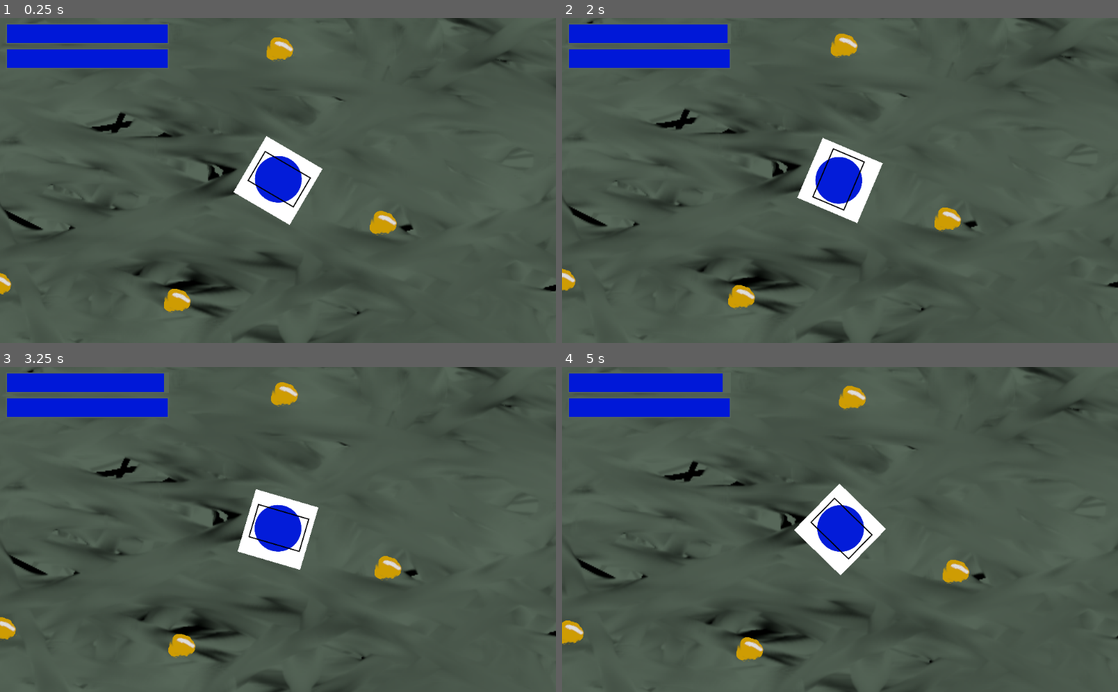
Above: before the commit, frames 1-4 (two rows, left to right).
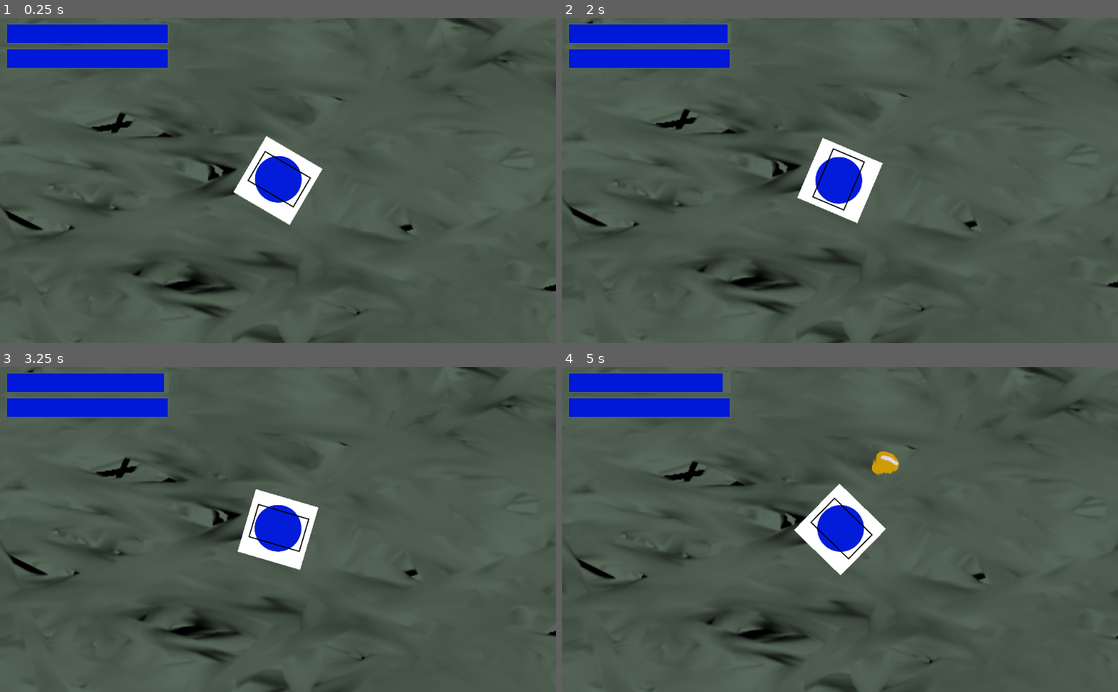
Above: after the commit, the same moments.

Repository: AkaiTobira/MotherNature
Game: Godot game, scene res://Scenes/Main.tscn
Same seed, same stepped clock (60 frames per second), same inputs: the game is played once before the commit and once after it.
Inputs (mouse positions are in pixels of both pictures, inside the frame that each line leads up to):
- Up to frame 1 (0.25 s): no input
- Up to frame 2 (2 s): tap Enter at 0.5 s; move the mouse to (962, 164) at 0.52 s; click (962, 164) at 0.67 s; tap Space at 1.25 s; drag from (728, 196) to (812, 245) at 1.27 s
- Up to frame 3 (3.25 s): move the mouse to (333, 458) at 2.02 s; click (333, 458) at 2.17 s; tap Enter at 2.75 s; drag from (250, 594) to (111, 480) at 2.77 s
- Up to frame 4 (5 s): move the mouse to (1006, 578) at 3.52 s; click (1006, 578) at 3.67 s; tap Space at 4.25 s; drag from (673, 480) to (756, 448) at 4.27 s

The runs differ from the first frame. In frame 1, 0.9% of the frame differs, in the area x 0-72%, y 5-91%; in frame 2, 0.9%; in frame 3, 1.0%; in frame 4, 1.3%, in the area x 0-74%, y 5-91%.

Commit message:
Add plastic spawner

Diff:
--- a/Scenes/Main.tscn
+++ b/Scenes/Main.tscn
@@ -3,7 +3,6 @@
 [ext_resource path="res://Scenes/Player.tscn" type="PackedScene" id=1]
 [ext_resource path="res://Graphics/Backgourn.png" type="Texture" id=2]
 [ext_resource path="res://Scenes/GUI.tscn" type="PackedScene" id=3]
-[ext_resource path="res://Scenes/Plastic.tscn" type="PackedScene" id=4]
 
 [sub_resource type="GDScript" id=1]
 script/source = "extends Node2D
@@ -15,10 +14,48 @@
 	$GUI/Hp.value     = $Player.hp
 	$GUI/Energy.value = $Player.energy"
 
+[sub_resource type="GDScript" id=2]
+script/source = "extends Node2D
+
+
+
+
+func _ready():
+	pass # Replace with function body.
+
+var time              = 0
+var time_to_spawn     = 5
+var max_distance      = 550
+var min_distance      = 100
+
+func spawn():
+	if time < time_to_spawn : return
+	time = 0
+
+	var player = get_parent().get_node(\"Player\")
+
+	var around = Vector2( randf() - 1 + randf(), randf() - 1 + randf())
+	var distance = randi()%max_distance + min_distance
+
+	var plastic_position = around * distance + player.position
+
+	var plastic = load( \"res://Scenes/Plastic.tscn\" )
+	plastic = plastic.instance()
+	plastic.position = plastic_position
+	get_parent().add_child(plastic)
+
+func _process(delta):
+	time += delta
+	spawn()
+
+	"
+
 [node name="Main" type="Node2D"]
 script = SubResource( 1 )
 
-[node name="Player" parent="." instance=ExtResource( 1 )]
+[node name="Player" parent="." groups=[
+"player",
+] instance=ExtResource( 1 )]
 position = Vector2( 789, 372 )
 z_index = 1
 
@@ -28,32 +65,5 @@
 
 [node name="GUI" parent="." instance=ExtResource( 3 )]
 
-[node name="Node2D" parent="." instance=ExtResource( 4 )]
-position = Vector2( 229.045, 123.716 )
-
-[node name="Node2D" parent="Node2D" instance=ExtResource( 4 )]
-position = Vector2( 318.472, 7.33055 )
-
-[node name="Node2D2" parent="Node2D" instance=ExtResource( 4 )]
-position = Vector2( 45.6123, 334.762 )
-
-[node name="Node2D3" parent="Node2D" instance=ExtResource( 4 )]
-position = Vector2( 192.223, 169.417 )
-
-[node name="Node2D4" parent="Node2D" instance=ExtResource( 4 )]
-position = Vector2( 465.083, 359.197 )
-
-[node name="Node2D5" parent="Node2D" instance=ExtResource( 4 )]
-position = Vector2( 559.566, 127.063 )
-
-[node name="Node2D6" parent="Node2D" instance=ExtResource( 4 )]
-position = Vector2( 654.863, 287.521 )
-
-[node name="Node2D7" parent="Node2D" instance=ExtResource( 4 )]
-position = Vector2( -90.4102, 196.296 )
-
-[node name="Node2D8" parent="Node2D" instance=ExtResource( 4 )]
-position = Vector2( 299.738, 343.722 )
-
-[node name="Node2D9" parent="Node2D" instance=ExtResource( 4 )]
-position = Vector2( 532.687, -50.4994 )
+[node name="Spawner" type="Node2D" parent="."]
+script = SubResource( 2 )
--- a/Scenes/Plastic.tscn
+++ b/Scenes/Plastic.tscn
@@ -1,10 +1,43 @@
-[gd_scene load_steps=2 format=2]
+[gd_scene load_steps=5 format=2]
 
 [ext_resource path="res://Graphics/plastic.png" type="Texture" id=1]
 
-[node name="Node2D" type="Node2D"]
+[sub_resource type="GDScript" id=2]
+script/source = "extends KinematicBody2D
+
+func _ready():
+	pass # Replace with function body.
+
+func _on_Area2D_body_entered(body):
+	if body.is_in_group(\"player\"):
+		body.hp     += 10
+		body.energy += 10
+		call_deferred(\"queue_free\")
+"
+
+[sub_resource type="CircleShape2D" id=3]
+radius = 12.7374
+
+[sub_resource type="CircleShape2D" id=4]
+radius = 13.8133
+
+[node name="Plastic_Template" type="KinematicBody2D"]
+script = SubResource( 2 )
 
 [node name="plastic" type="Sprite" parent="."]
 position = Vector2( 2.52773, 0.679359 )
 scale = Vector2( 0.085146, 0.0779094 )
 texture = ExtResource( 1 )
+
+[node name="CollisionShape2D" type="CollisionShape2D" parent="."]
+position = Vector2( 1.9717, 0.463932 )
+shape = SubResource( 3 )
+
+[node name="Area2D" type="Area2D" parent="." groups=[
+"plastic",
+]]
+
+[node name="CollisionShape2D" type="CollisionShape2D" parent="Area2D"]
+position = Vector2( 2, 1 )
+shape = SubResource( 4 )
+[connection signal="body_entered" from="Area2D" to="." method="_on_Area2D_body_entered"]
--- a/Scenes/Player.tscn
+++ b/Scenes/Player.tscn
@@ -69,23 +69,9 @@
 	#print( angle )
 
 
-	pass
-
-
 func _physics_process(delta):
 	move_character(delta)
 	rotate_character(delta)
-
-
-	#var angle = global_position.angle_to_point(get_global_mouse_position())
-	#normal = normal.rotated( angle - deg2rad( $Player.rotation_degrees ) * delta )
-	#var angle_diff = (rad2deg(angle) - $Player.rotation_degrees) * delta
-	#$Player.rotation_degrees += angle_diff
-
-	#rotation = get_global_mouse_position().angle_to_point(position)
-
-
-	#print(rad2deg(angle))
 
 "
 
@@ -95,7 +81,9 @@
 [node name="KinematicBody2D" type="KinematicBody2D"]
 script = SubResource( 1 )
 
-[node name="Player" type="Sprite" parent="."]
+[node name="Player" type="Sprite" parent="." groups=[
+"player",
+]]
 scale = Vector2( 0.2, 0.2 )
 texture = ExtResource( 1 )
 
